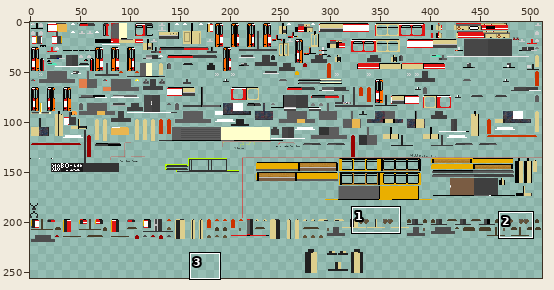
A sprite sheet gets an edit: src/main/resources/assets/tc/textures/trains/M8C_Red.png. Above: a wide view before the commit, with the close-up outlined.
Close-up. Old version:
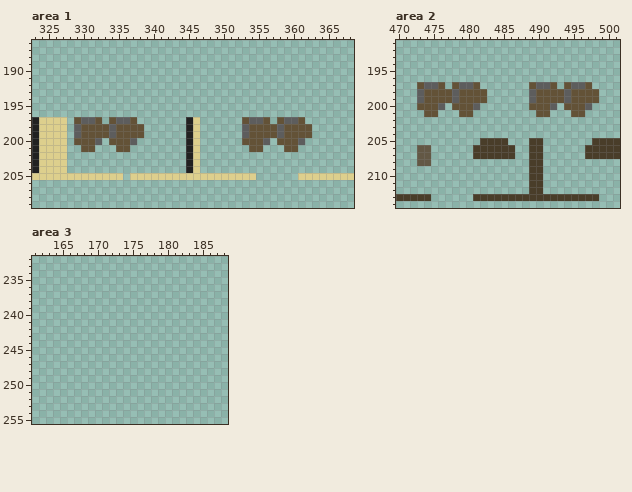
The file is 512x256 pixels. Colours within 5 levels of each other are drawn and written as one. Shown: area 1: x 323..368, y 186..209; area 2: x 470..501, y 191..214; area 3: x 161..188, y 232..255. The commit also changed other parts of the picture, which this record leaves out.
New version:
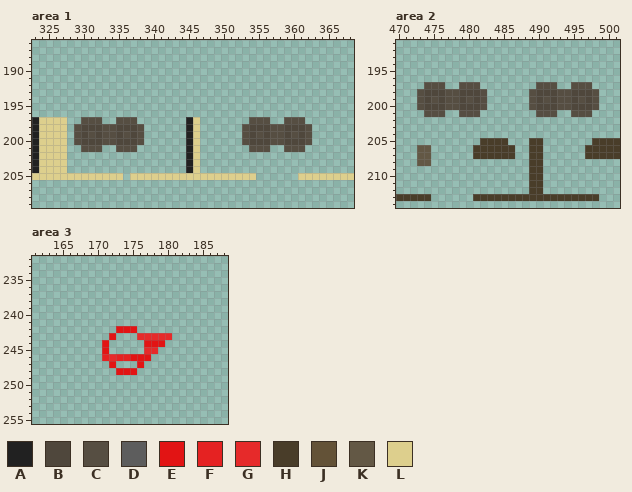
Palette (. is transparent): A #212121  B #4f473c  C #564e42  D #5d5d5d  E #e21414  F #e52222  G #e62a2a  H #493d29  J #635237  K #635845  L #ddcf8d
Changes in this commit:
{"where": "area 1"}
{"y":197,"x":329,"old":"JDDJ","new":".CCC"}
{"y":197,"x":334,"old":"JDDJ","new":".CCC"}
{"y":197,"x":353,"old":"JDDJ","new":".CCC"}
{"y":197,"x":358,"old":"JDDJ","new":".CCC"}
{"y":198,"x":329,"old":"DJJJJDJJJJ","new":"CBBBCCBBBC"}
{"y":198,"x":353,"old":"DJJJJDJJJJ","new":"CBBBCCBBBC"}
{"y":199,"x":329,"old":"DJJJJDJJJJ","new":"CBCBCCBCBC"}
{"y":199,"x":353,"old":"DJJJJDJJJJ","new":"CBCBCCBCBC"}
{"y":200,"x":329,"old":"JJJD.JJJD.","new":"CBBBCCBBBC"}
{"y":200,"x":353,"old":"JJJD.JJJD.","new":"CBBBCCBBBC"}
{"y":201,"x":330,"old":"JJ.","new":"CCC"}
{"y":201,"x":335,"old":"JJ.","new":"CCC"}
{"y":201,"x":354,"old":"JJ.","new":"CCC"}
{"y":201,"x":359,"old":"JJ.","new":"CCC"}
{"where": "area 2"}
{"y":197,"x":473,"old":"JDDJ","new":".CCC"}
{"y":197,"x":478,"old":"JDDJ","new":".CCC"}
{"y":197,"x":489,"old":"JDDJ","new":".CCC"}
{"y":197,"x":494,"old":"JDDJ","new":".CCC"}
{"y":198,"x":473,"old":"DJJJJDJJJJ","new":"CBBBCCBBBC"}
{"y":198,"x":489,"old":"DJJJJDJJJJ","new":"CBBBCCBBBC"}
{"y":199,"x":473,"old":"DJJJJDJJJJ","new":"CBCBCCBCBC"}
{"y":199,"x":489,"old":"DJJJJDJJJJ","new":"CBCBCCBCBC"}
{"y":200,"x":473,"old":"JJJD.JJJD.","new":"CBBBCCBBBC"}
{"y":200,"x":489,"old":"JJJD.JJJD.","new":"CBBBCCBBBC"}
{"y":201,"x":474,"old":"JJ.","new":"CCC"}
{"y":201,"x":479,"old":"JJ.","new":"CCC"}
{"y":201,"x":490,"old":"JJ.","new":"CCC"}
{"y":201,"x":495,"old":"JJ.","new":"CCC"}
{"where": "area 3"}
{"y":242,"x":173,"old":"...","new":"EEE"}
{"y":243,"x":172,"old":".","new":"E"}
{"y":243,"x":176,"old":".....","new":"GGGGG"}
{"y":244,"x":171,"old":".","new":"E"}
{"y":244,"x":177,"old":"...","new":"EEE"}
{"y":245,"x":171,"old":".","new":"E"}
{"y":245,"x":177,"old":"..","new":"GG"}
{"y":246,"x":171,"old":".......","new":"FGFFEEE"}
{"y":247,"x":172,"old":".","new":"E"}
{"y":247,"x":176,"old":".","new":"E"}
{"y":248,"x":173,"old":"...","new":"EEE"}
{"label":"changed","picture_box":[74,117,144,152]}
{"label":"changed","picture_box":[242,117,312,152]}
{"label":"changed","picture_box":[417,82,487,117]}
{"label":"changed","picture_box":[529,82,599,117]}
{"label":"added","picture_box":[102,326,172,375]}
